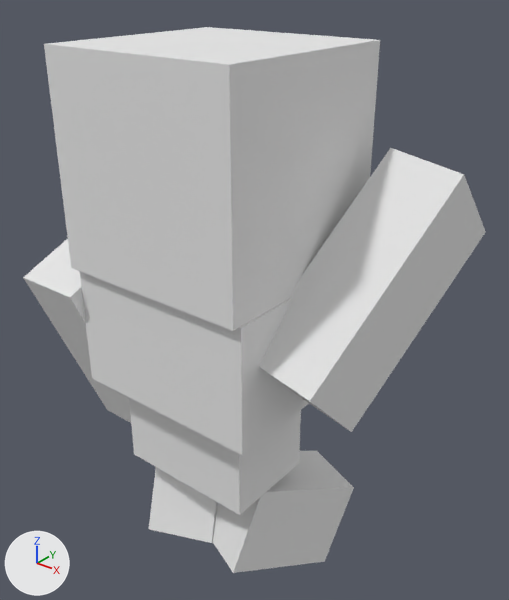
One commit to the OBJ model src/main/resources/assets/railways/models/item/dev_caps/tiestoettoet.obj: the scene before it, then after it.
Both versions are drawn from a 50 mm camera at (1.021, -0.88, 0.673) aimed at (0.508, -0.238, 0.276). The lights are fixed; the arrows at lower left show +X, +Y and +Z. Where no turn or scale is listed for an object, it has been applied to the vertices.

The scene before the commit, as lines of its bpy script (objects in view):
```python
me_left_arm = bpy.data.meshes.new('left_arm')
me_left_arm.from_pydata(...)  # 8 vertices, 6 faces; spans x 0.604..0.745, y -0.386..-0.091, z 0.189..0.484
me_left_arm.materials.append(mat_m_f2318df0_fc55_2f7c_0d81_6e635a467790)  # its picture is missing
me_left_leg = bpy.data.meshes.new('left_leg')
me_left_leg.from_pydata(...)  # 8 vertices, 6 faces; spans x 0.488..0.647, y -0.367..-0.156, z -0.106..0.065
me_left_leg.materials.append(mat_m_f2318df0_fc55_2f7c_0d81_6e635a467790)  # its picture is missing
me_right_leg = bpy.data.meshes.new('right_leg')
me_right_leg.from_pydata(...)  # 8 vertices, 6 faces; spans x 0.357..0.518, y -0.382..-0.166, z -0.119..0.061
me_right_leg.materials.append(mat_m_f2318df0_fc55_2f7c_0d81_6e635a467790)  # its picture is missing
ob_left_arm = bpy.data.objects.new('left_arm', me_left_arm)
ob_left_arm.location = (0.0, 0.0, 0.0)
ob_left_leg = bpy.data.objects.new('left_leg', me_left_leg)
ob_left_leg.location = (0.0, 0.0, 0.0)
ob_right_leg = bpy.data.objects.new('right_leg', me_right_leg)
ob_right_leg.location = (0.0, 0.0, 0.0)
# also in view: 'torso' at (0.5, -0.312, 0.266); 'lower_body' at (0.5, -0.312, 0.125); 'head' at (0.498, -0.29, 0.469); 'right_arm' at (0.328, -0.312, 0.203)
```
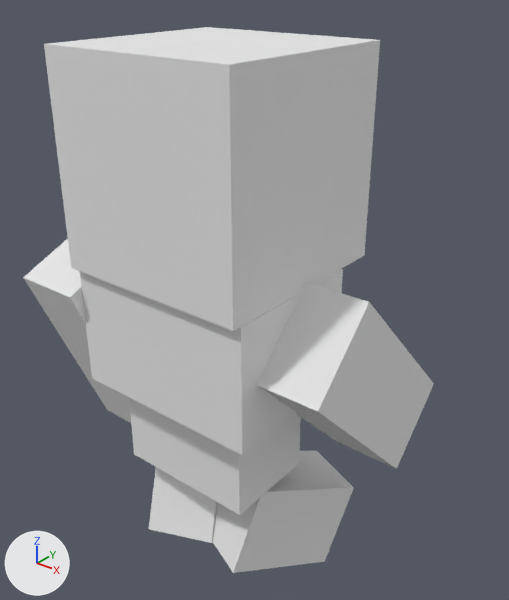
Boxes [x1, y1, x2, y2] around the edits, measured in the pictures (509 x 600 px):
'left_arm', reshaped (22% narrower, 34% shorter)
    before: [259, 148, 486, 432]
    after: [257, 282, 434, 469]

What the commit changed:
me_left_arm has 8 vertices, 6 faces and spans x 0.604..0.745, y -0.386..-0.091, z 0.189..0.484.
me_left_arm is used by ob_left_arm; location (0.0, 0.0, 0.0).
Part 1, on me_left_arm:
Vertex 0 of me_left_arm moves from (0.696, -0.386, 0.277) at pixel (309, 401) to (0.703, -0.381, 0.265) at pixel (317, 411).
Vertex 1 of me_left_arm moves from (0.745, -0.191, 0.473) at pixel (464, 174) to (0.703, -0.293, 0.353) at pixel (369, 301).
Vertex 2 of me_left_arm moves from (0.696, -0.298, 0.189) at pixel (351, 432) to (0.703, -0.182, 0.066) at pixel (396, 468).
Vertex 3 of me_left_arm moves from (0.745, -0.102, 0.384) at pixel (485, 232) to (0.703, -0.094, 0.154) at pixel (433, 383).
Vertex 4 of me_left_arm moves from (0.653, -0.179, 0.484) at pixel (390, 147) to (0.609, -0.293, 0.353).
Vertex 5 of me_left_arm moves from (0.604, -0.375, 0.289) to (0.609, -0.381, 0.265).
Vertex 6 of me_left_arm moves from (0.653, -0.091, 0.396) to (0.609, -0.094, 0.154).
Vertex 7 of me_left_arm moves from (0.604, -0.286, 0.2) to (0.609, -0.182, 0.066) at pixel (336, 441).
